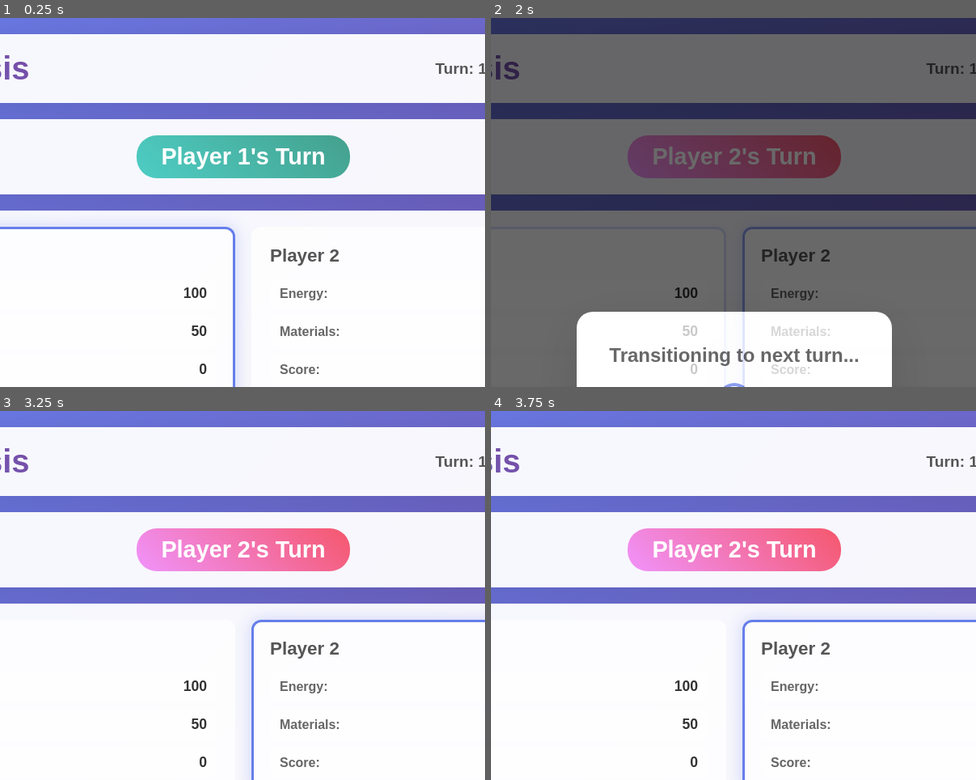
Above: before the commit, frames 1-4 (two rows, left to right).
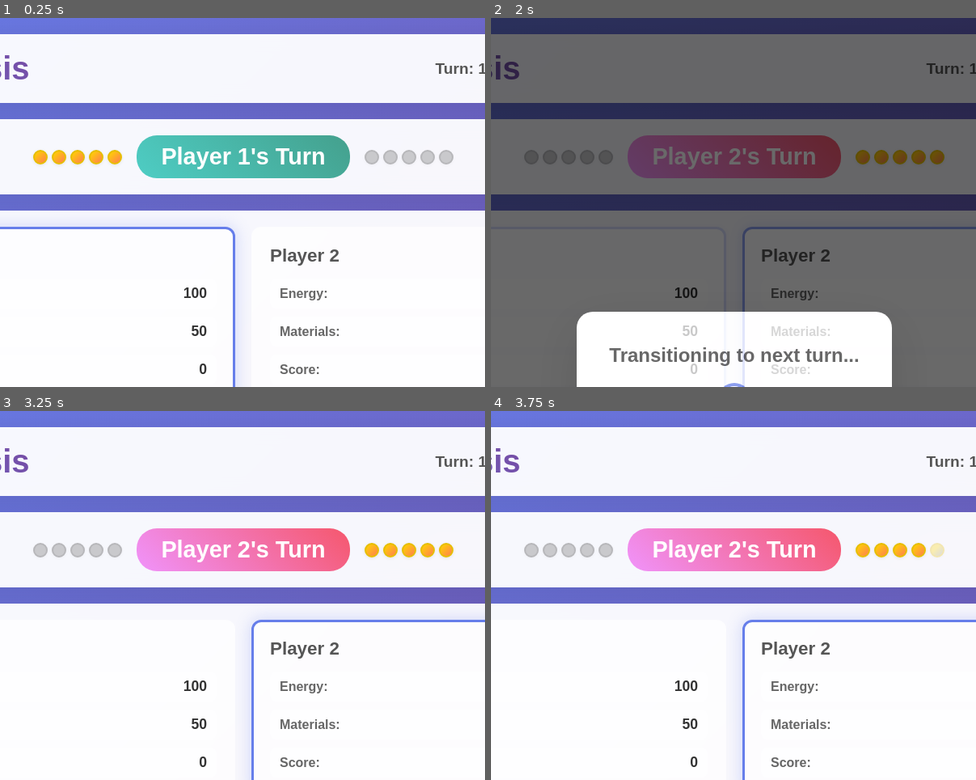
Above: after the commit, the same moments.

Repository: SitcomReality/metamorphosis-the-ever-changing-game
Game: browser game, page index.html
Two runs of this game, one before a commit and one after it. Both use one fixed random seed, a clock stepped at 60 frames per second and the inputs below.
Inputs:
- Up to frame 1 (0.25 s): no input
- Up to frame 2 (2 s): click "Save Game" at 1.27 s; click "End Turn" at 1.87 s
- Up to frame 3 (3.25 s): no input
- Up to frame 4 (3.75 s): click "Gather Energy Cost: 0 | Gain:…" at 3.67 s
The pictures show only the part of the screen within x 25-75%, y 0-50%; the shares and areas given below are measured in that part.

The runs differ from the first frame. In frame 1, 1.0% of the frame differs, in the area x 6-94%, y 35-40%; in frame 2, 0.6%; in frame 3, 1.0%; in frame 4, 1.0%.

Commit message:
v3: Give each player 5 action points that refresh each turn. Performing an action (other than end turn) costs 1 action point. Represent the AP with pips in the .turn-display div. Player 1's AP pips should be to the left of .current-player, and player 2's

Diff:
--- a/action-manager.js
+++ b/action-manager.js
@@ -1,10 +1,7 @@
-import { PlayerManager } from "./player-manager.js";
-
 export class ActionManager {
     constructor(gameState, resourceManager) {
         this.gameState = gameState;
-        this.resourceManager = resourceManager; // This might be redundant if we use PlayerManager
-        this.playerManager = new PlayerManager(gameState);
+        this.resourceManager = resourceManager;
         this.actions = this.initializeActions();
     }
 
@@ -13,30 +10,51 @@
             'gather-energy': {
                 name: 'Gather Energy',
                 description: 'Collect energy from the environment',
-                cost: { actionPoints: 1 },
+                cost: {},
                 reward: { energy: 10 },
                 execute: (player) => {
-                    this.playerManager.givePlayerResources(player.id, { energy: 10 });
+                    if (player.ap <= 0) {
+                        return { success: false, message: 'No action points left' };
+                    }
+                    this.resourceManager.setPlayerResource(player.id, 'energy',
+                        this.resourceManager.getPlayerResource(player.id, 'energy') + 10);
+                    this._spendAp(player.id, 1);
                     return { success: true, message: `Player ${player.id} gathered 10 energy` };
                 }
             },
             'collect-materials': {
                 name: 'Collect Materials',
                 description: 'Convert energy into materials',
-                cost: { energy: 5, actionPoints: 1 },
+                cost: { energy: 5 },
                 reward: { materials: 5 },
                 execute: (player) => {
-                    this.playerManager.givePlayerResources(player.id, { materials: 5 });
+                    if (player.ap <= 0) {
+                        return { success: false, message: 'No action points left' };
+                    }
+                    if (player.energy < 5) {
+                        return { success: false, message: 'Not enough energy' };
+                    }
+                    this.resourceManager.setPlayerResource(player.id, 'energy', player.energy - 5);
+                    this.resourceManager.setPlayerResource(player.id, 'materials', player.materials + 5);
+                    this._spendAp(player.id, 1);
                     return { success: true, message: `Player ${player.id} collected 5 materials` };
                 }
             },
             'convert-to-score': {
                 name: 'Convert to Score',
                 description: 'Convert materials into score points',
-                cost: { materials: 10, actionPoints: 1 },
+                cost: { materials: 10 },
                 reward: { score: 1 },
                 execute: (player) => {
-                    this.playerManager.givePlayerResources(player.id, { score: 1 });
+                    if (player.ap <= 0) {
+                        return { success: false, message: 'No action points left' };
+                    }
+                    if (player.materials < 10) {
+                        return { success: false, message: 'Not enough materials' };
+                    }
+                    this.resourceManager.setPlayerResource(player.id, 'materials', player.materials - 10);
+                    this.resourceManager.setPlayerResource(player.id, 'score', player.score + 1);
+                    this._spendAp(player.id, 1);
                     return { success: true, message: `Player ${player.id} converted materials to score` };
                 }
             },
@@ -46,11 +64,19 @@
                 cost: {},
                 reward: {},
                 execute: (player) => {
+                    // nothing happens to AP here
                     this.gameState.nextTurn();
-                    return { success: true, message: `Player ${player.id} ended their turn`, skipCost: true };
+                    return { success: true, message: `Player ${player.id} ended their turn` };
                 }
             }
         };
+    }
+
+    _spendAp(playerId, amount) {
+        const player = this.gameState.getPlayer(playerId);
+        if (player && typeof player.ap === 'number' && player.ap > 0) {
+            this.gameState.updatePlayerResource(playerId, 'ap', -amount);
+        }
     }
 
     executeAction(actionName, player) {
@@ -59,24 +85,12 @@
             return { success: false, message: 'Unknown action' };
         }
 
-        if (!this.canPlayerPerformAction(player, actionName)) {
-            return { success: false, message: 'Cannot afford action' };
+        // Only "end turn" should be allowed with 0 AP; others require AP>0.
+        if (actionName !== 'end-turn' && player.ap <= 0) {
+            return { success: false, message: 'No action points left' };
         }
 
-        // Charge player for action, unless skipped
-        if (!action.execute.toString().includes('skipCost: true')) { // A bit of a hack, but works for the current setup
-             if(!this.playerManager.chargePlayer(player.id, action.cost)) {
-                 return { success: false, message: 'Could not charge player for action' };
-             }
-        }
-
-        if (actionName === 'end-turn') {
-            return action.execute(player);
-        }
-
-        const result = action.execute(player);
-        this.gameState.notifyChange(); // Manually notify for actions that don't change turns
-        return result;
+        return action.execute(player);
     }
 
     getAction(actionName) {
@@ -105,6 +119,10 @@
                 return false;
             }
         }
+        // For all actions except end-turn, require AP > 0
+        if (actionName !== 'end-turn' && player.ap <= 0) {
+            return false;
+        }
 
         return true;
     }
--- a/game-engine.js
+++ b/game-engine.js
@@ -15,7 +15,6 @@
         this.turnManager = new TurnManager(this.gameState);
         this.actionManager = new ActionManager(this.gameState, this.resourceManager);
         this.uiManager = new UIManager(this.gameState);
-        this.uiManager.actionManager = this.actionManager;
 
         this.initialize();
     }
@@ -77,7 +76,7 @@
 
         if (result.success) {
             this.uiManager.addLogEntry(result.message, `player-${currentPlayer.id}-action`);
-            // Notifying change is now handled inside executeAction or by turn change events
+            this.gameState.notifyChange();
         } else {
             this.uiManager.addLogEntry(`Error: ${result.message}`, 'system-message');
         }
--- a/game-state.js
+++ b/game-state.js
@@ -4,8 +4,8 @@
             currentPlayer: 1,
             turnNumber: 1,
             players: {
-                1: { id: 1, energy: 100, materials: 50, score: 0, actionPoints: 5 },
-                2: { id: 2, energy: 100, materials: 50, score: 0, actionPoints: 5 }
+                1: { id: 1, energy: 100, materials: 50, score: 0, ap: 5 },
+                2: { id: 2, energy: 100, materials: 50, score: 0, ap: 5 }
             },
             gameSettings: {
                 maxPlayers: 2,
@@ -22,8 +22,8 @@
             currentPlayer: 1,
             turnNumber: 1,
             players: {
-                1: { id: 1, energy: 100, materials: 50, score: 0, actionPoints: 5 },
-                2: { id: 2, energy: 100, materials: 50, score: 0, actionPoints: 5 }
+                1: { id: 1, energy: 100, materials: 50, score: 0, ap: 5 },
+                2: { id: 2, energy: 100, materials: 50, score: 0, ap: 5 }
             },
             gameSettings: {
                 maxPlayers: 2,
@@ -55,20 +55,37 @@
     }
 
     nextTurn() {
+        // Always refresh AP for both players (even though only one should get AP)
+        // But only the player whose turn it is should get 5 fresh AP
+        // All AP is refreshed for next player, current player keeps whatever AP, next active gets refilled
+        // For this game: we will reset AP to 5 for the player whose turn is starting
+
         this.state.currentPlayer = this.state.currentPlayer === 1 ? 2 : 1;
         if (this.state.currentPlayer === 1) {
             this.state.turnNumber++;
         }
-        this.state.players[this.state.currentPlayer].actionPoints = 5;
+        // Reset AP to 5 for new player
+        this.state.players[this.state.currentPlayer].ap = 5;
         this.notify('turnChanged');
         this.notifyChange();
     }
 
     updatePlayerResource(playerId, resource, amount) {
-        if (this.state.players[playerId] && this.state.players[playerId].hasOwnProperty(resource)) {
-            this.state.players[playerId][resource] = Math.max(0, this.state.players[playerId][resource] + amount);
-            this.notifyChange();
-            return true;
+        // If it's AP, prevent AP below 0 or above 5
+        if (
+            this.state.players[playerId] &&
+            this.state.players[playerId].hasOwnProperty(resource)
+        ) {
+            if (resource === "ap") {
+                const newAp = Math.max(0, Math.min(5, this.state.players[playerId].ap + amount));
+                this.state.players[playerId].ap = newAp;
+                this.notifyChange();
+                return true;
+            } else {
+                this.state.players[playerId][resource] = Math.max(0, this.state.players[playerId][resource] + amount);
+                this.notifyChange();
+                return true;
+            }
         }
         return false;
     }
@@ -89,6 +106,11 @@
     loadState(serializedState) {
         try {
             this.state = JSON.parse(serializedState);
+
+            // On load, if AP is missing, patch it
+            if (!this.state.players[1].hasOwnProperty("ap")) this.state.players[1].ap = 5;
+            if (!this.state.players[2].hasOwnProperty("ap")) this.state.players[2].ap = 5;
+
             this.notifyChange();
             return true;
         } catch (error) {
--- a/index.html
+++ b/index.html
@@ -20,11 +20,13 @@
         </header>
 
         <div class="turn-display" id="turn-display">
-            <div class="player-ap" id="player-1-ap"></div>
+            <!-- Player 1 AP Pips -->
+            <div class="ap-pips player-1-pips" id="player-1-ap-pips"></div>
             <div class="current-player" id="current-player">
                 <span class="player-indicator">Player 1's Turn</span>
             </div>
-            <div class="player-ap" id="player-2-ap"></div>
+            <!-- Player 2 AP Pips -->
+            <div class="ap-pips player-2-pips" id="player-2-ap-pips"></div>
         </div>
 
         <div class="transition-overlay" id="transition-overlay">
--- a/player-manager.js
+++ b/player-manager.js
@@ -7,8 +7,7 @@
         const defaultResources = {
             energy: 100,
             materials: 50,
-            score: 0,
-            actionPoints: 5
+            score: 0
         };
 
         const playerData = {
--- a/styles.css
+++ b/styles.css
@@ -79,19 +79,18 @@
     border-radius: 15px;
     padding: 20px;
     margin-bottom: 20px;
-    display: flex;
-    justify-content: space-between;
-    align-items: center;
+    text-align: center;
     backdrop-filter: blur(10px);
     box-shadow: 0 8px 32px rgba(0, 0, 0, 0.1);
+    display: flex;
+    align-items: center;
+    justify-content: center;
+    gap: 0.5em;
 }
 
 .current-player {
     font-size: 1.8em;
     font-weight: bold;
-    text-align: center;
-    flex-shrink: 0;
-    margin: 0 20px;
 }
 
 .player-indicator {
@@ -109,6 +108,45 @@
 .player-indicator.player-2 {
     background: linear-gradient(45deg, #f093fb, #f5576c);
     color: white;
+}
+
+/* --- AP pips styles --- */
+.ap-pips {
+    display: flex;
+    align-items: center;
+    gap: 5px;
+    min-width: 60px;
+    height: 40px;
+    margin: 0 10px;
+}
+.ap-pip {
+    width: 18px;
+    height: 18px;
+    border-radius: 50%;
+    background: linear-gradient(135deg, #ffd600, #ff7f50);
+    border: 2px solid #e6be00;
+    box-shadow: 0 1px 4px rgba(0,0,0,0.08);
+    opacity: 1;
+    transition: opacity 0.2s, background 0.2s;
+}
+.ap-pip.inactive {
+    filter: grayscale(80%) brightness(70%);
+    background: #ddd;
+    border-color: #aaa;
+    opacity: 0.5;
+}
+.ap-pip.spent {
+    background: repeating-linear-gradient(135deg, #ffd600 0 6px, #ffd600 7px, #999 100%);
+    opacity: 0.3;
+    border-color: #e6be00;
+}
+.ap-pips.player-1-pips {
+    justify-content: flex-end;
+    order: 0;
+}
+.ap-pips.player-2-pips {
+    justify-content: flex-start;
+    order: 2;
 }
 
 .transition-overlay {
@@ -326,4 +364,14 @@
     .actions-grid {
         grid-template-columns: 1fr;
     }
-}
+
+    .ap-pips {
+        min-width: 40px;
+        height: 28px;
+    }
+
+    .ap-pip {
+        width: 12px;
+        height: 12px;
+    }
+}
--- a/turn-manager.js
+++ b/turn-manager.js
@@ -49,9 +49,6 @@
     }
 
     enableGameActions() {
-        // Now handled by UIManager.updateActionButtons which is called on state change
-        // We can leave this empty or have it call the update logic
-        // For now, let's keep it simple. The UI will update itself on state change.
         document.querySelectorAll('.game-action-btn').forEach(btn => {
             btn.disabled = false;
         });
--- a/ui-manager.js
+++ b/ui-manager.js
@@ -2,15 +2,12 @@
     constructor(gameState) {
         this.gameState = gameState;
         this.elements = this.initializeElements();
-        this.actionManager = null; // To be set by GameEngine
     }
 
     initializeElements() {
         return {
             turnNumber: document.getElementById('turn-number'),
             currentPlayer: document.getElementById('current-player'),
-            player1AP: document.getElementById('player-1-ap'),
-            player2AP: document.getElementById('player-2-ap'),
             transitionOverlay: document.getElementById('transition-overlay'),
             transitionMessage: document.getElementById('transition-message'),
             logEntries: document.getElementById('log-entries'),
@@ -21,7 +18,9 @@
             player1Score: document.getElementById('player-1-score'),
             player2Energy: document.getElementById('player-2-energy'),
             player2Materials: document.getElementById('player-2-materials'),
-            player2Score: document.getElementById('player-2-score')
+            player2Score: document.getElementById('player-2-score'),
+            player1ApPips: document.getElementById('player-1-ap-pips'),
+            player2ApPips: document.getElementById('player-2-ap-pips')
         };
     }
 
@@ -30,7 +29,7 @@
         this.updatePlayerPanels();
         this.updatePlayerResources();
         this.updateActionButtons();
-        this.updateActionPoints();
+        this.updateApPips();
     }
 
     updateTurnDisplay() {
@@ -69,42 +68,59 @@
         }
     }
 
-    updateActionPoints() {
-        const player1 = this.gameState.getPlayer(1);
-        const player2 = this.gameState.getPlayer(2);
-        const currentPlayerId = this.gameState.getCurrentPlayerId();
+    updateActionButtons() {
+        const currentPlayer = this.gameState.getCurrentPlayer();
 
-        const renderPips = (container, player, isActive) => {
-            container.innerHTML = '';
-            for (let i = 0; i < 5; i++) {
-                const pip = document.createElement('div');
-                const state = i < player.actionPoints ? 'active' : 'inactive';
-                const activeClass = isActive ? state : 'inactive';
-                pip.className = `ap-pip player-${player.id} ${activeClass}`;
-                container.appendChild(pip);
-            }
-        };
+        // Update button states based on player resources & AP
+        const gatherEnergyBtn = document.getElementById('gather-energy');
+        const collectMaterialsBtn = document.getElementById('collect-materials');
+        const convertToScoreBtn = document.getElementById('convert-to-score');
+        const endTurnBtn = document.getElementById('end-turn');
 
-        if (player1) {
-            renderPips(this.elements.player1AP, player1, currentPlayerId === 1);
+        // All action buttons except end-turn require AP>0
+        const canDoAction = currentPlayer.ap > 0;
+
+        if (gatherEnergyBtn) {
+            gatherEnergyBtn.disabled = !canDoAction;
         }
-        if (player2) {
-            renderPips(this.elements.player2AP, player2, currentPlayerId === 2);
+
+        if (collectMaterialsBtn) {
+            collectMaterialsBtn.disabled = !(canDoAction && currentPlayer.energy >= 5);
+        }
+
+        if (convertToScoreBtn) {
+            convertToScoreBtn.disabled = !(canDoAction && currentPlayer.materials >= 10);
+        }
+
+        if (endTurnBtn) {
+            endTurnBtn.disabled = false;
         }
     }
 
-    updateActionButtons() {
-        if (!this.actionManager) return;
+    // Draw pips for both players - faded for inactive, colored for active, spent AP indicate via dim color
+    updateApPips() {
+        const p1 = this.gameState.getPlayer(1);
+        const p2 = this.gameState.getPlayer(2);
+        const currentPlayer = this.gameState.getCurrentPlayer();
+        const isP1 = currentPlayer.id === 1;
 
-        const currentPlayer = this.gameState.getCurrentPlayer();
-        const actionButtons = document.querySelectorAll('.game-action-btn');
+        this.elements.player1ApPips.innerHTML = this._drawPips(p1.ap, isP1);
+        this.elements.player2ApPips.innerHTML = this._drawPips(p2.ap, !isP1);
+    }
 
-        actionButtons.forEach(btn => {
-            const actionName = btn.dataset.action;
-            if (actionName) {
-                btn.disabled = !this.actionManager.canPlayerPerformAction(currentPlayer, actionName);
+    _drawPips(ap, active) {
+        const pips = [];
+        for (let i = 0; i < 5; ++i) {
+            let classes = "ap-pip";
+            if (!active) {
+                classes += " inactive";
             }
-        });
+            if (i >= ap) {
+                classes += " spent";
+            }
+            pips.push(`<span class="${classes}"></span>`);
+        }
+        return pips.join("");
     }
 
     addLogEntry(message, className = '') {
